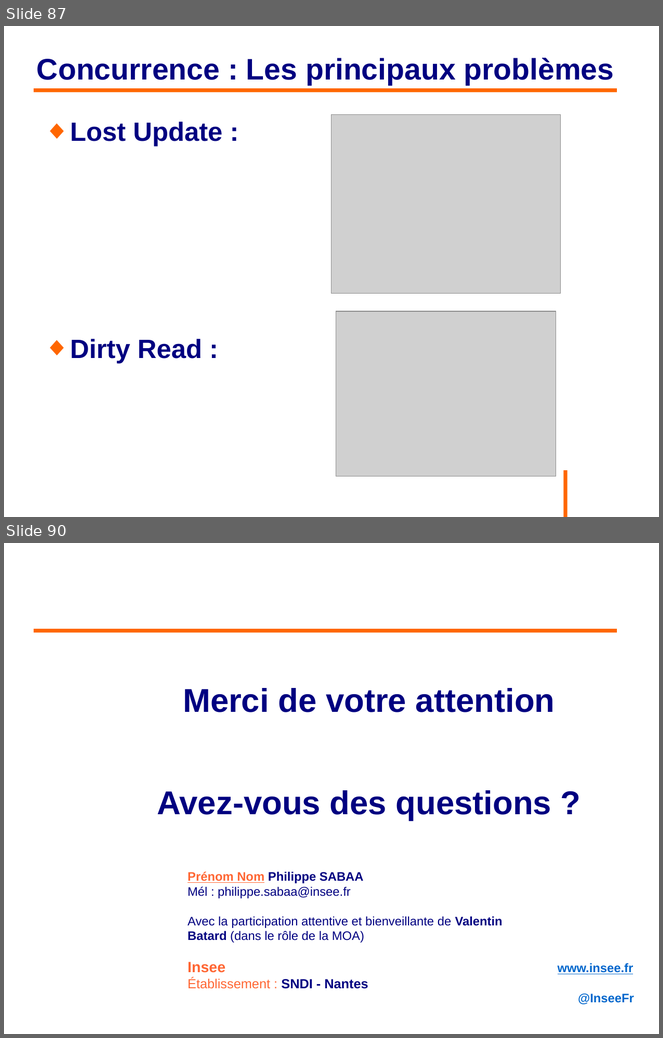
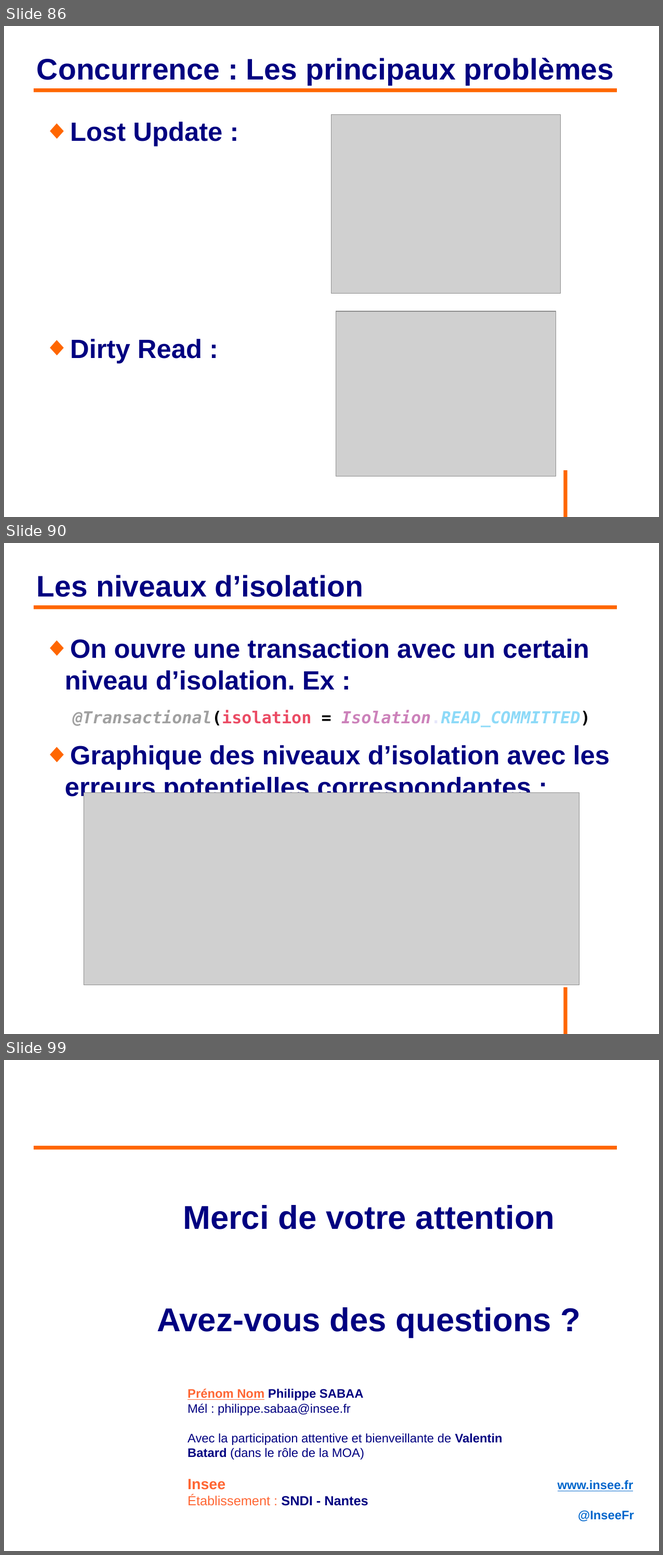
Before and after one commit to philphils/formation-hibernate-avancee, a slide deck: Documentation/diapo_formation_hibernate_avancee.odp. Shown one above the other, each under a label of ours: slides 87 and 90 before the commit, slides 86, 90 and 99 after it; the slides between them are not shown. The pictures are 663x1038 and 663x1555 pixels, drawn with LibreOffice and Linux fonts; fonts in the diff are those of the drawing; grey boxes stand for pictures; background and template pictures are left out. Boxes give left, top, right and bottom in pixels: in the first picture for what was removed or moved away, otherwise in the second. Text is boxed around its words. In the diff, an @@ line names an element or a change of style, - is before the commit and + after.

```diff
--- a/Documentation/diapo_formation_hibernate_avancee.odp
+++ b/Documentation/diapo_formation_hibernate_avancee.odp
@@ slide 90 added at bbox=[4, 543, 659, 1034], background #FFFFFF; not listed: 1 template element that a slide beside it also shows @@
@@ title added at bbox=[37, 575, 363, 597], 36 pt, text #000080, bold @@
+Les niveaux d’isolation
@@ line added from (34, 607) to (618, 607), #FF6600 4.54 pt @@
@@ text added at bbox=[65, 639, 610, 802], 32 pt, text #000080, bold @@
+◆ On ouvre une transaction avec un certain niveau d’isolation. Ex :
+@Transactional(isolation = Isolation.READ_COMMITTED)
+◆ Graphique des niveaux d’isolation avec les erreurs potentielles correspondantes :
@@ picture added at bbox=[84, 793, 579, 986] @@
@@ what was slide 87 is now slide 86 @@
@@ what was slide 90 is now slide 99 @@
```
Also in this commit, not shown: 8 slides changed, 8 other slides added, 1 other file.
